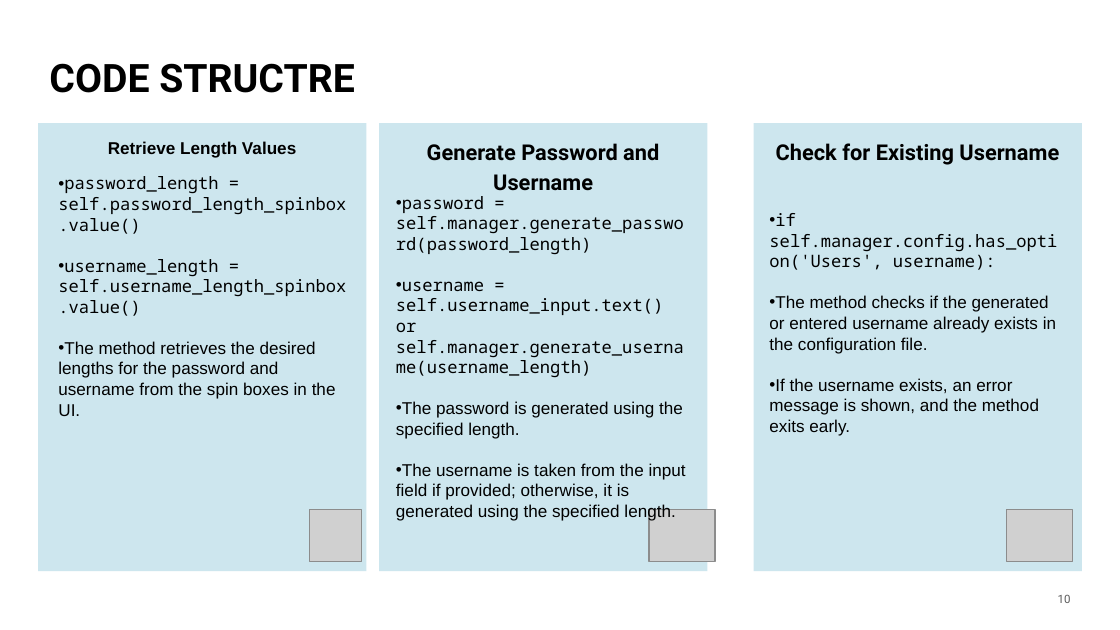
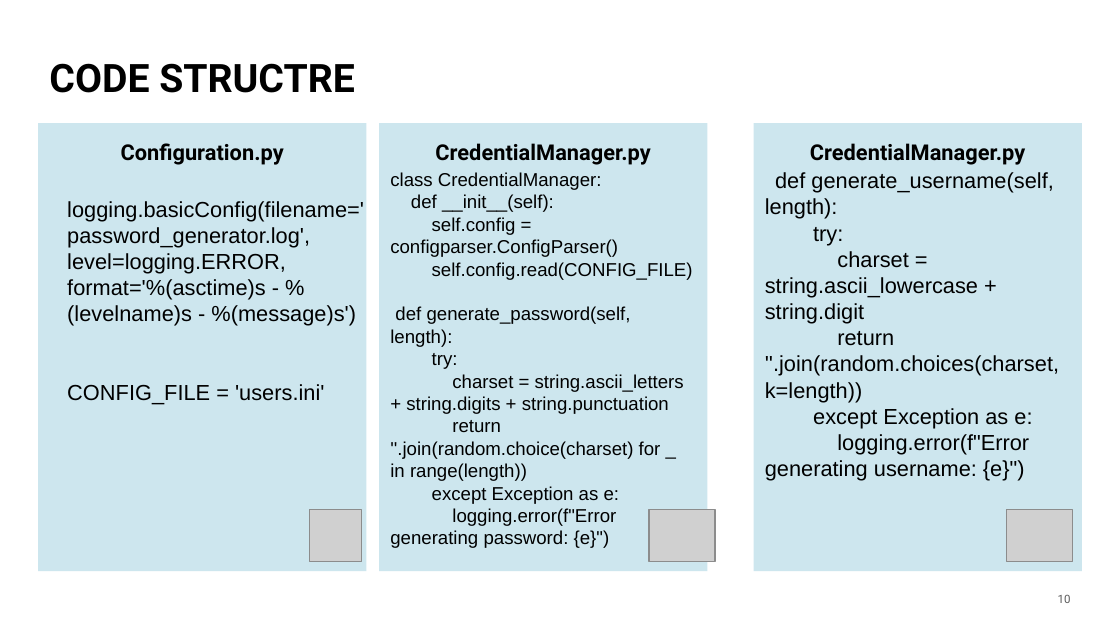
Before and after one commit to pkyahya/Username-and-Password-Generator, a slide deck: slide 10 of Project_Group4.pptx. Drawn at 1120x630 pixels with LibreOffice and Linux fonts; fonts in the diff are those of the drawing; grey boxes stand for pictures; background and template pictures are left out. Boxes give left, top, right and bottom in pixels: in the first picture for what was removed or moved away, otherwise in the second. Text is boxed around its words. In the diff, an @@ line names an element or a change of style, - is before the commit and + after.

```diff
--- a/Project_Group4.pptx
+++ b/Project_Group4.pptx
@@ text at <box>121,143,284,165</box>: text changed; size 11 to 14 pt; font Arial to Roboto @@
-Retrieve Length Values
+Configuration.py
@@ text at <box>435,143,650,165</box>: text changed @@
-Generate Password and Username
+CredentialManager.py
@@ text at <box>810,143,1025,165</box>: text changed @@
-Check for Existing Username
+CredentialManager.py
@@ text at <box>390,172,693,548</box>: text changed; size 11 to 12 pt; font Noto Sans Mono to Arial @@
-• password = self.manager.generate_password(password_length)
-• username = self.username_input.text() or self.manager.generate_username(username_length)
-• The password is generated using the specified length.
-• The username is taken from the input field if provided; otherwise, it is generated using the specified length.
+class CredentialManager:
+def __init__(self):
+self.config = configparser.ConfigParser()
+self.config.read(CONFIG_FILE)
+def generate_password(self, length):
+try:
+charset = string.ascii_letters + string.digits + string.punctuation
+return ''.join(random.choice(charset) for _ in range(length))
+except Exception as e:
+logging.error(f"Error generating password: {e}")
@@ text at <box>765,172,1059,481</box>: text changed; size 11 to 14 pt @@
-• if self.manager.config.has_option('Users', username):
-• The method checks if the generated or entered username already exists in the configuration file.
-• If the username exists, an error message is shown, and the method exits early.
+def generate_username(self, length):
+try:
+charset = string.ascii_lowercase + string.digit
+return ''.join(random.choices(charset, k=length))
+except Exception as e:
+logging.error(f"Error generating username: {e}")
@@ text at <box>67,201,364,404</box>: text changed; size 11 to 14 pt; font Noto Sans Mono to Arial @@
-• password_length = self.password_length_spinbox.value()
-• username_length = self.username_length_spinbox.value()
-• The method retrieves the desired lengths for the password and username from the spin boxes in the UI.
+logging.basicConfig(filename='password_generator.log', level=logging.ERROR, format='%(asctime)s - %(levelname)s - %(message)s')
+CONFIG_FILE = 'users.ini'
```
Also in this commit, not shown: 2 other slides changed.
